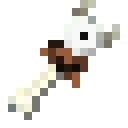
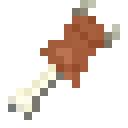
Two versions of the same layered image (128×128). Layer-by-layer changes:
added layer "Layer 4" above "snow" over (x1=64, y1=16, x2=104, y2=56)
added layer "normal" above "Layer 3" over (x1=48, y1=40, x2=88, y2=88)
painted on "Layer 3" over (x1=48, y1=40, x2=88, y2=88)
